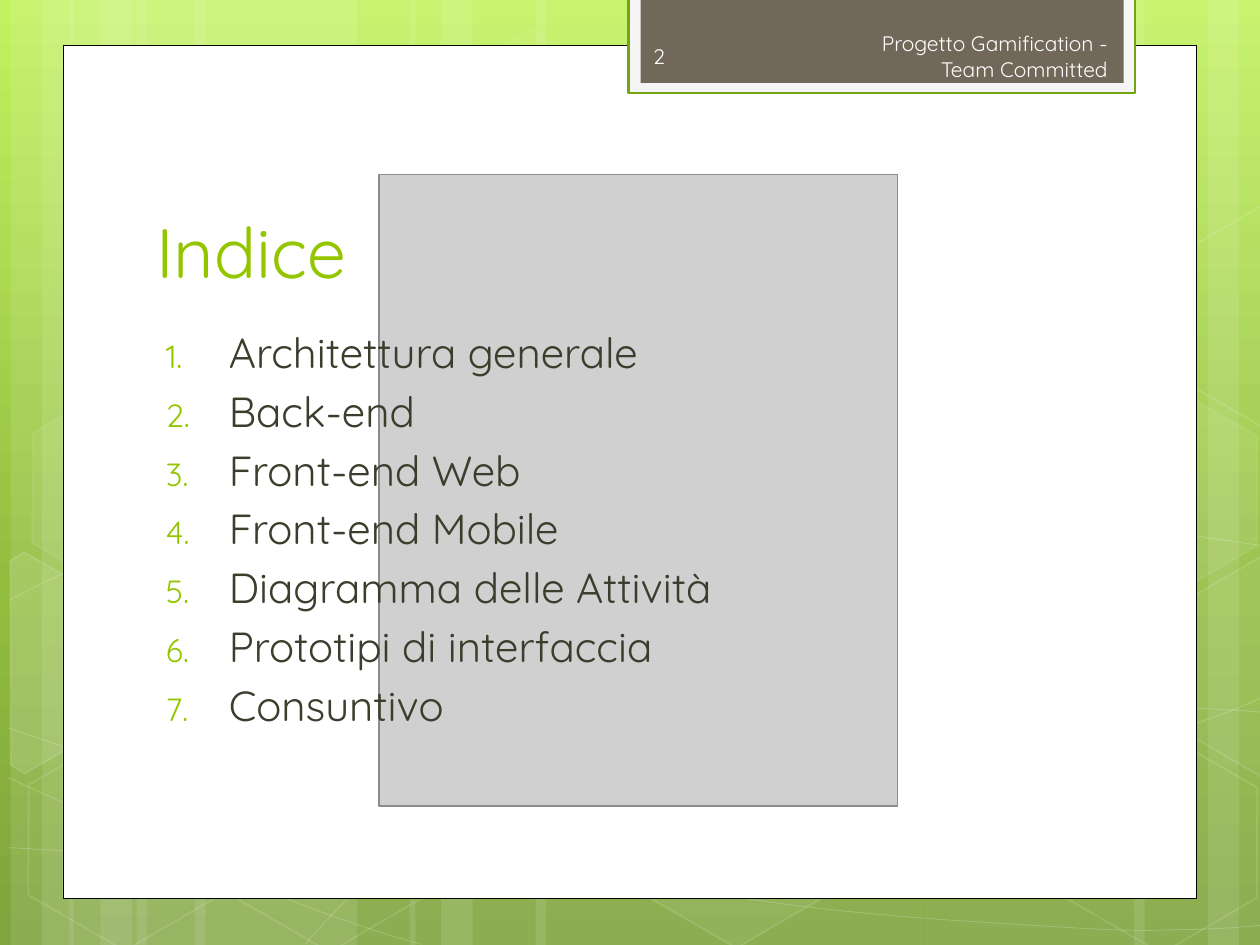
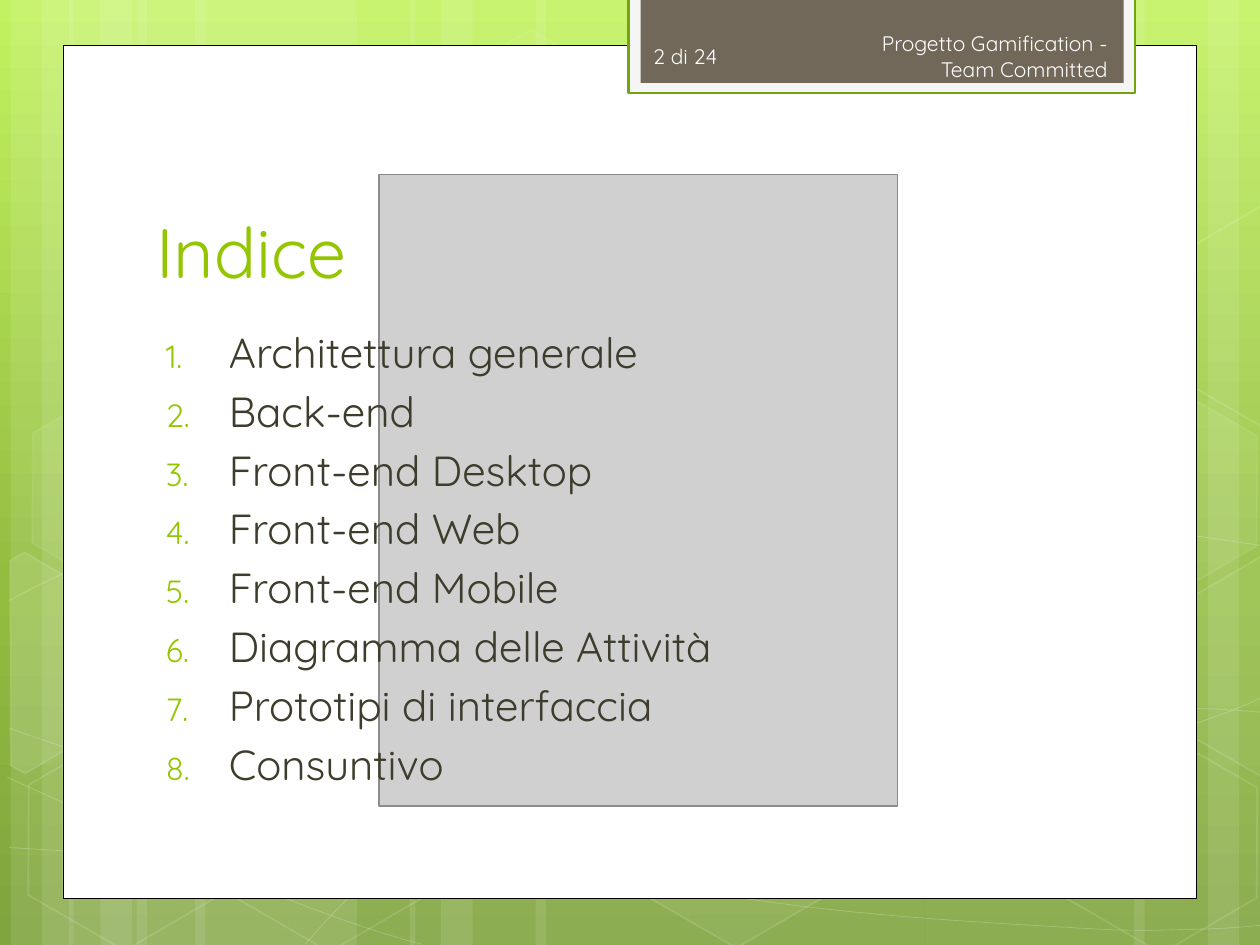
Before and after one commit to TeamCommitted/Team-Committed---Documenti, a slide deck: slide 2 of RP/Esterni/Presentazione/RP-Presentazione.pptx. Drawn at 1260x945 pixels with LibreOffice and Linux fonts; fonts in the diff are those of the drawing; grey boxes stand for pictures. Boxes give left, top, right and bottom in pixels: in the first picture for what was removed or moved away, otherwise in the second. Text is boxed around its words. In the diff, an @@ line names an element or a change of style, - is before the commit and + after.

```diff
--- a/RP/Esterni/Presentazione/RP-Presentazione.pptx
+++ b/RP/Esterni/Presentazione/RP-Presentazione.pptx
@@ page number at box(653, 48, 718, 64): text changed @@
-2
+2 di 24
@@ text at box(229, 442, 592, 496): paragraph added @@
+3. Front-end Desktop
```
Also in this commit, not shown: 3 slides added.
